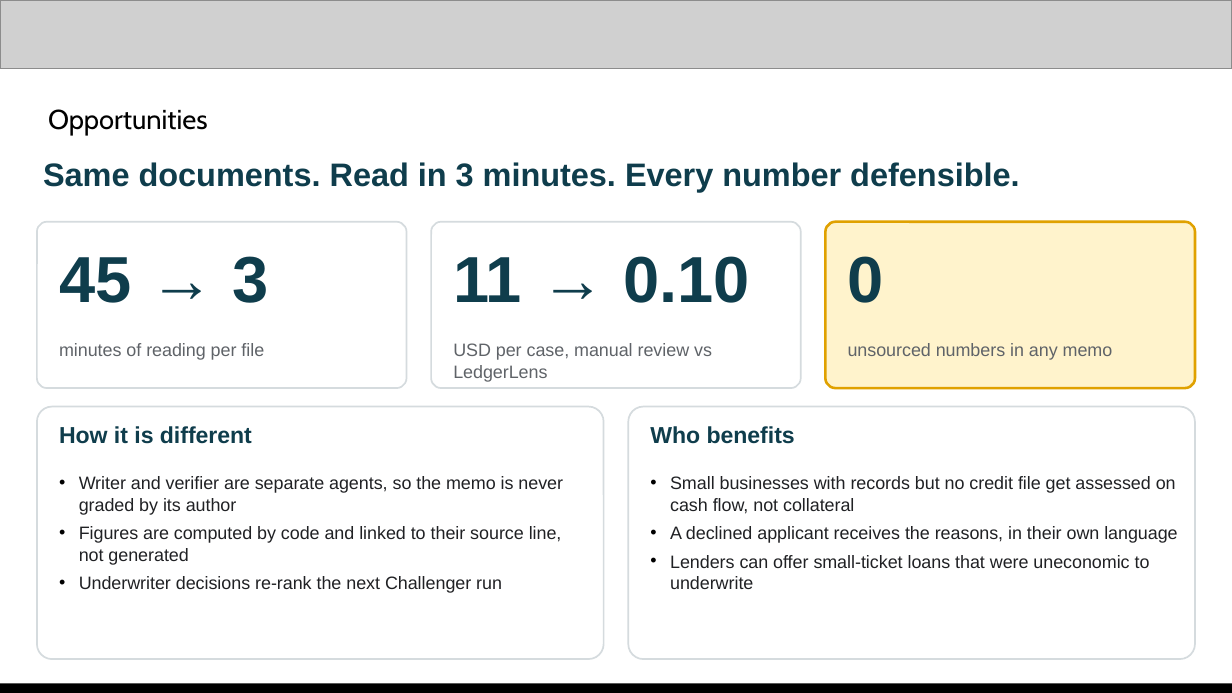
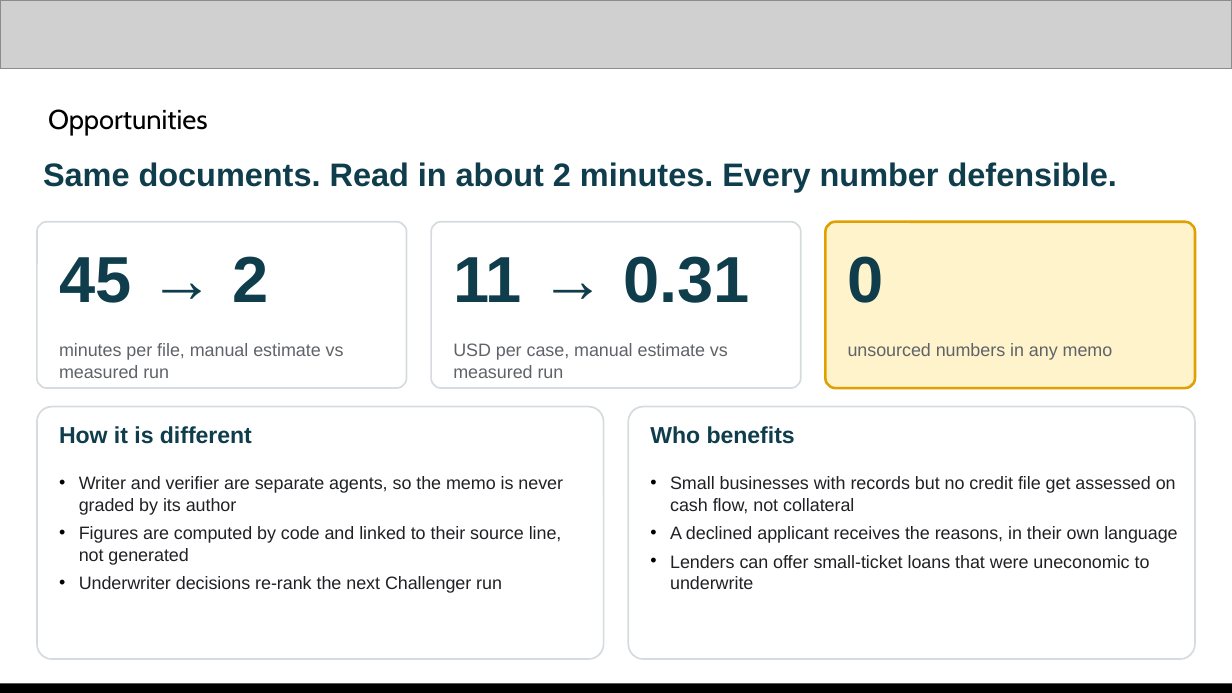
Before and after one commit to changhyeonnam/ghack, a slide deck: slide 4 of presentation/LedgerLens_AI_Builder_Cup_Submission.pptx. Drawn at 1232x693 pixels with LibreOffice and Linux fonts; fonts in the diff are those of the drawing; grey boxes stand for pictures. Boxes give left, top, right and bottom in pixels: in the first picture for what was removed or moved away, otherwise in the second. Text is boxed around its words. In the diff, an @@ line names an element or a change of style, - is before the commit and + after.

Commit message:
Deck and README: replace mock-era numbers with the live Gemini run
Slides 4, 10, 11 and 13 and the roadmap caption now use the 2026-10-15 live run:
16/20 traps vs 1/20 for a single prompt, 0 vs 45 unsourced numbers, 481/481 rows,
about 2 minutes and USD 0.26-0.31 per cold case. README cost section updated to match.

```diff
--- a/presentation/LedgerLens_AI_Builder_Cup_Submission.pptx
+++ b/presentation/LedgerLens_AI_Builder_Cup_Submission.pptx
@@ text at (43,162,1117,192): text changed @@
-Same documents. Read in 3 minutes. Every number defensible.
+Same documents. Read in about 2 minutes. Every number defensible.
@@ text at (59,256,268,303): text changed @@
-45 → 3
+45 → 2
@@ text at (453,256,750,303): text changed @@
-11 → 0.10
+11 → 0.31
@@ text at (59,343,344,378): text changed @@
-minutes of reading per file
+minutes per file, manual estimate vs measured run
@@ text at (453,343,728,378): text changed @@
-USD per case, manual review vs LedgerLens
+USD per case, manual estimate vs measured run
```
Also in this commit, not shown: 3 other slides changed, 6 other files.
